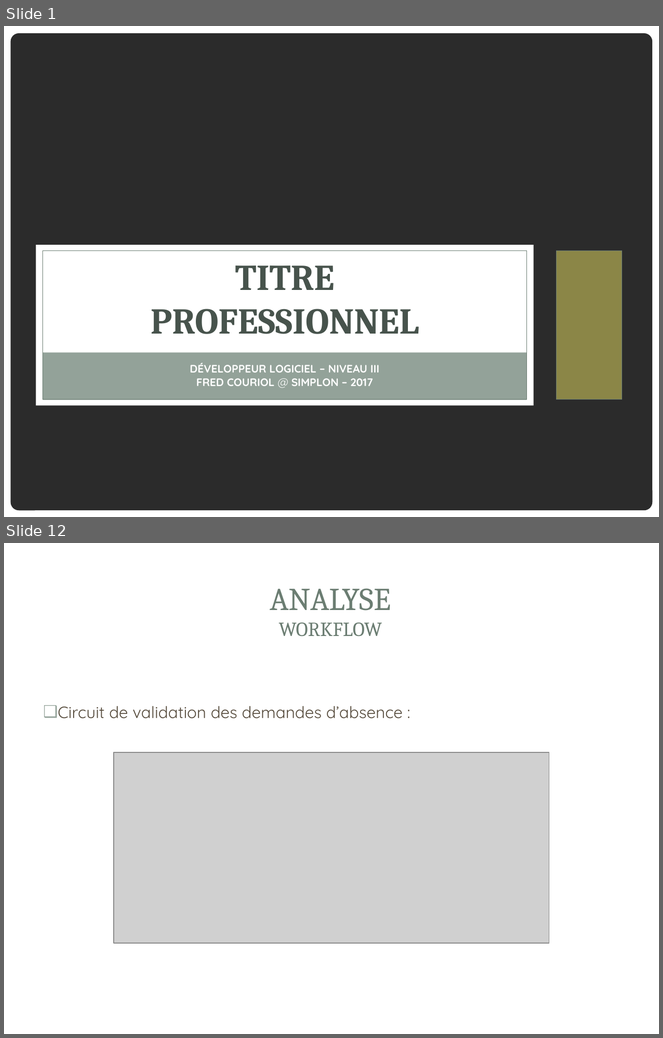
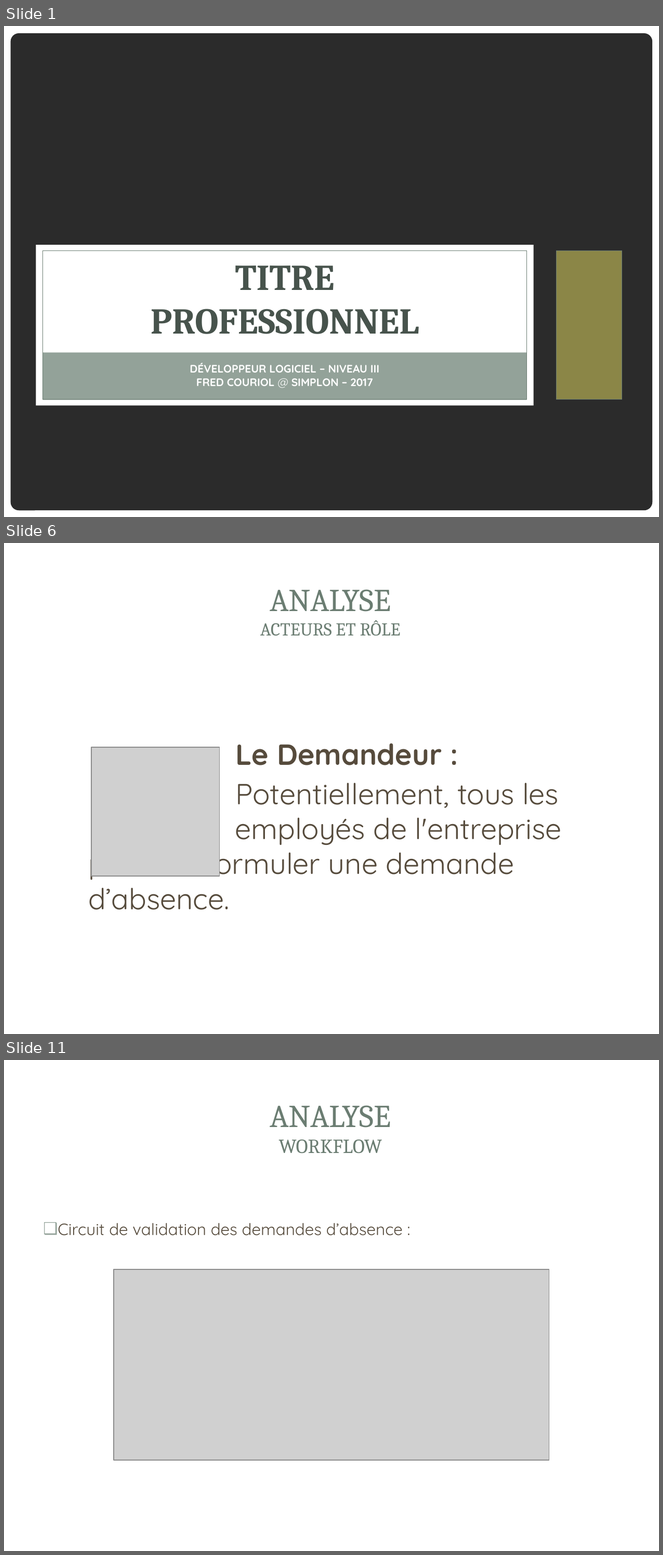
Before and after one commit to gestionsAbsences/gestionAbsences, a slide deck: Projet/Dossier/Fred/COURIOL_Fred_Présentation.ppt. Shown one above the other, each under a label of ours: slides 1 and 12 before the commit, slides 1, 6 and 11 after it; the slides between them are not shown. The pictures are 663x1038 and 663x1555 pixels, drawn with LibreOffice and Linux fonts; fonts in the diff are those of the drawing; grey boxes stand for pictures; background and template pictures are left out; a plain dark background stands for a picture behind light text. Boxes give left, top, right and bottom in pixels: in the first picture for what was removed or moved away, otherwise in the second. Text is boxed around its words. In the diff, an @@ line names an element or a change of style, - is before the commit and + after.

```diff
--- a/Projet/Dossier/Fred/COURIOL_Fred_Présentation.ppt
+++ b/Projet/Dossier/Fred/COURIOL_Fred_Présentation.ppt
@@ slide 6 added at <box>4,543,659,1034</box>, background picture (left out); not listed: 2 template elements that a slide beside it also shows @@
@@ title added at <box>260,589,401,636</box>, 20 pt, text #6B7D72 @@
+ANALYSE
+ACTEURS ET RÔLE
@@ text added at <box>88,743,562,910</box>, 32 pt, text #564B3C @@
+Le Demandeur :
+Potentiellement, tous les
+employés de l'entreprise peuvent formuler une demande d’absence.
@@ picture added at <box>91,747,220,876</box> @@
@@ what was slide 12 is now slide 11 @@
```
Also in this commit, not shown: 4 slides changed, 4 other slides added, 10 slides removed, 3 other files.
